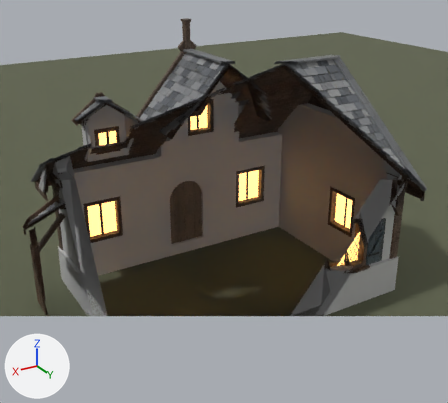
The Blender file GameClient/ArtSource/Silverbrook/Cottage5/SilverbrookCottage5.blend: old version first, new version second.
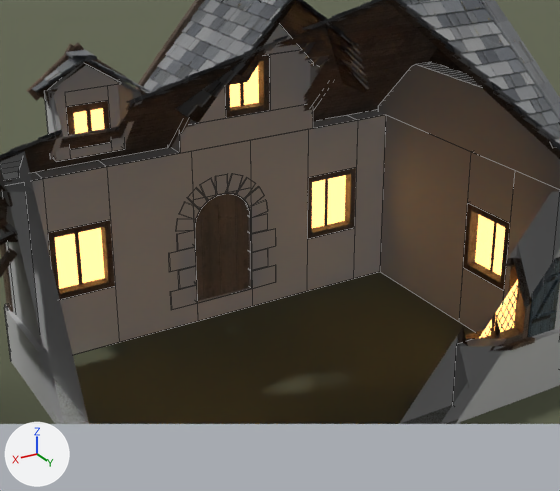
Old and new are each drawn whole from a 50 mm camera at (6.4, 11.29, 7.6) aimed at (-0.09, 0.46, 2.18) and again close up on the part from 12% to 86% of the width and 17% to 88% of the height. The axes (+X, +Y, +Z) are drawn at lower left. The lights are the same throughout. The older version's two pictures come first. The close-ups show mesh edges as thin lines. Everything nearer to the camera than a plane just in front of the edit is cut away.

The first close-up shows 'Ground', 'SM_SBCottage5_Details', 'SM_SBCottage5_Details_Door1', 'SM_SBCottage5_Masonry', 'SM_SBCottage5_Roof', 'SM_SBCottage5_Timber'.
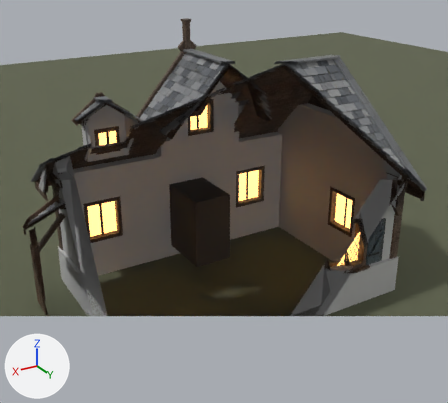
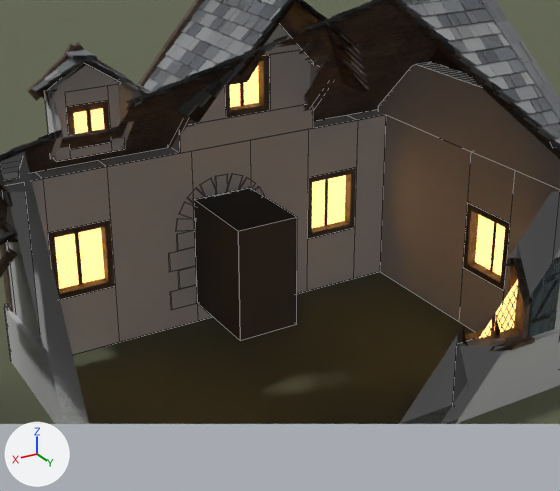
What changed in the scene script:
```text
Add mat_sb_entryroom:
    mat_sb_entryroom = principled_material('SB_EntryRoom')
    mat_sb_entryroom.base_color = (0.05, 0.045, 0.04)  # dark grey #3f3c38
    mat_sb_entryroom.roughness = 0.95
Add me_sm_sbcottage5_entryrooms:
    me_sm_sbcottage5_entryrooms.from_pydata([(-0.67, -0.22, 0.3), (0.26, -0.22, 0.3), (0.26, -0.22, 1.97), (-0.67, -0.22, 1.97), (-0.67, -1.61, 0.3), (-0.67, -0.22, 0.3), (-0.67, -0.22, 1.97), (-0.67, -1.61, 1.97), (0.26, -1.61, 1.97), (0.26, -0.22, 1.97), (0.26, -0.22, 0.3), (0.26, -1.61, 0.3), (-0.67, -1.61, 0.3), (0.26, -1.61, 0.3), (0.26, -0.22, 0.3), (-0.67, -0.22, 0.3), (-0.67, -0.22, 1.97), (0.26, -0.22, 1.97), (0.26, -1.61, 1.97), (-0.67, -1.61, 1.97)], [], [(0, 1, 2, 3), (4, 5, 6, 7), (8, 9, 10, 11), (12, 13, 14, 15), (16, 17, 18, 19)])
    me_sm_sbcottage5_entryrooms.materials.append(mat_sb_entryroom)  # dark grey #3f3c38
Add ob_sm_sbcottage5_entryrooms:
    ob_sm_sbcottage5_entryrooms = bpy.data.objects.new('SM_SBCottage5_EntryRooms', me_sm_sbcottage5_entryrooms)
    ob_sm_sbcottage5_entryrooms.location = (0.0, 0.0, 0.0)
```

What differs and where, as boxes (x1, y1, x2, y2) in the close-ups (560 x 491 px):
'SM_SBCottage5_EntryRooms', added
    after: (194, 188, 297, 340)
'SM_SBCottage5_Details_Door1', unchanged, covered by the edit
    before: (195, 193, 250, 301)
